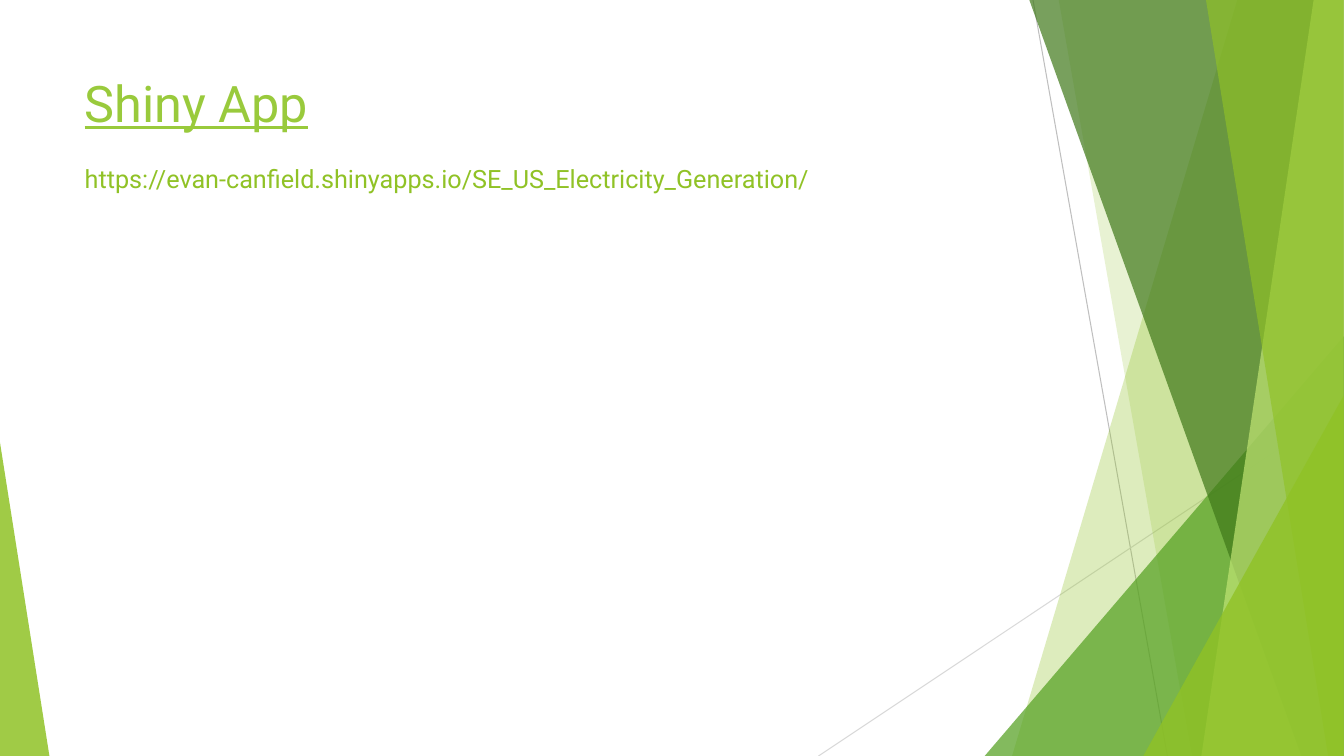
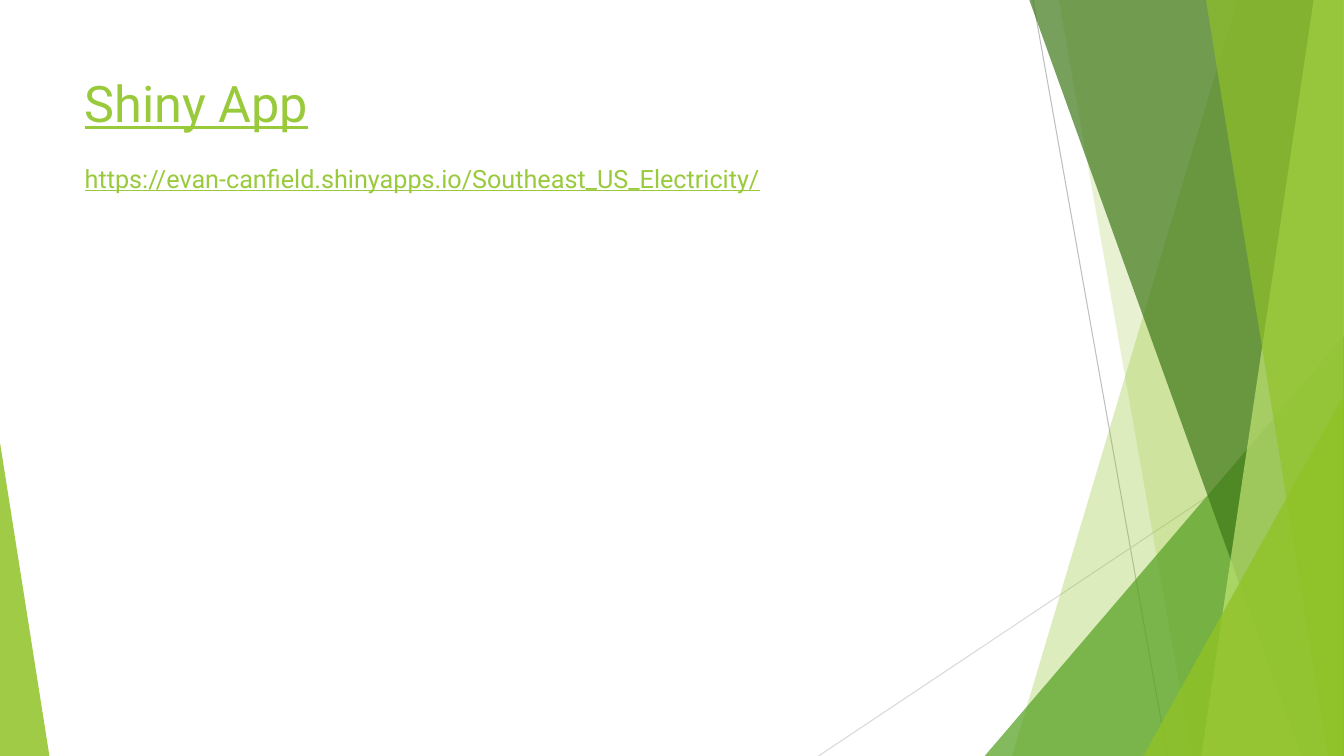
Before and after one commit to canfielder/Southeast_US_Electricity, a slide deck: slide 4 of report/Finals Presentation - Group 11.pptx. Drawn at 1344x756 pixels with LibreOffice and Linux fonts; fonts in the diff are those of the drawing. Boxes give left, top, right and bottom in pixels: in the first picture for what was removed or moved away, otherwise in the second. Text is boxed around its words. In the diff, an @@ line names an element or a change of style, - is before the commit and + after.

```diff
--- a/report/Finals Presentation - Group 11.pptx
+++ b/report/Finals Presentation - Group 11.pptx
@@ title at box(85, 84, 760, 194): text changed; text colour #90C226 to #99CA3C @@
-Shiny App
-https://evan-canfield.shinyapps.io/SE_US_Electricity_Generation/
+Shiny App
+https://evan-canfield.shinyapps.io/Southeast_US_Electricity/
```
Also in this commit, not shown: 1 other slide changed, 5 other files.
